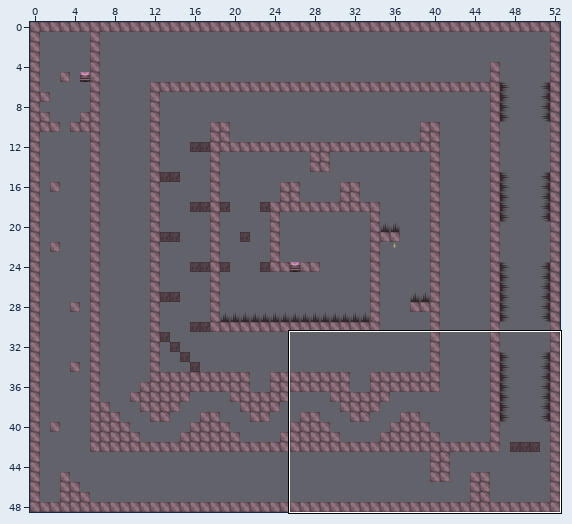
An edit to a level. Tiled map, gdx-pneumatic-man/src/main/resources/data/maps/M2.tmx. Above: a wide view before the commit, with the close-up outlined.
Close-up. As it was:
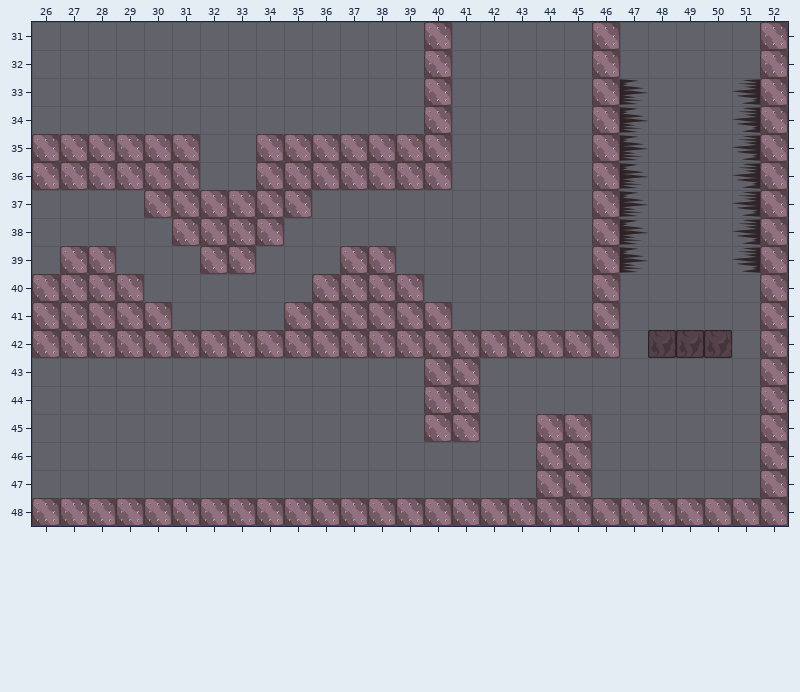
Cells are 64x64 px. Shown: x 26..52, y 31..48. The commit also changed other parts of the map, which this record leaves out.
The result:
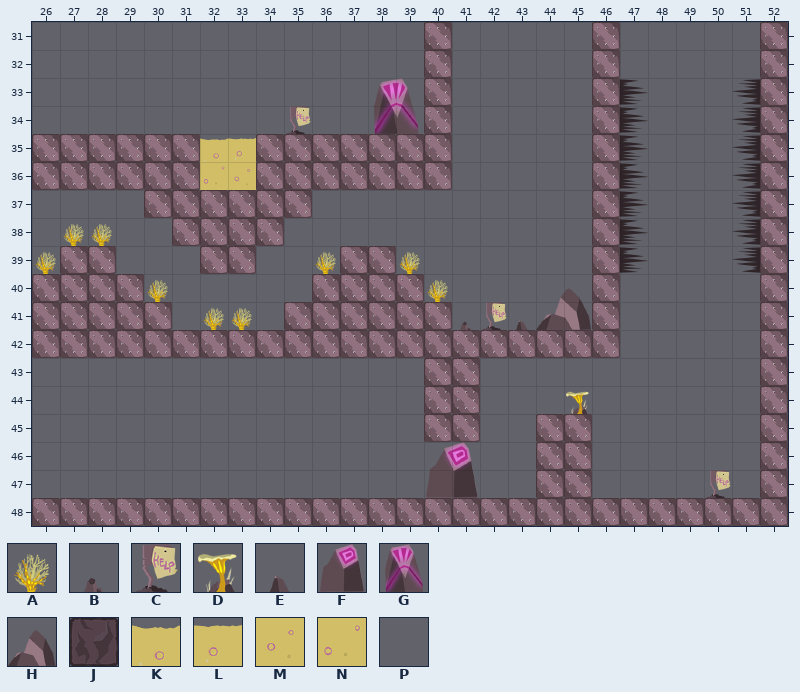
Key: from "deco": A 3 "Lamp4", B 6 "Deko", C 7 "Deko", D 10 "Lamp8", E 13 "Deko"; from "deco_gross": F 0 "Stone1", G 1 "Stone2", H 2 "Stone3"; from "destructable_block": J 5 "Block6Background"; from "lava": K 2 "Lava3", L 3 "Lava4", M 5 "Lava6", N 6 "Lava7"; from "rest": P 6.
_ is an empty cell.
What changed:
Layer "Spielebene":
y 34: x 35 P -> C; x 38 P -> G
y 35: x 32..33 __ -> KL
y 36: x 32..33 __ -> NM
y 38: x 27..28 __ -> AA
y 39: x 26 P -> A; x 36 P -> A; x 39 _ -> A
y 40: x 30 P -> A; x 40 P -> A
y 41: x 32..33 PP -> AA; x 41..44 PPPP -> BCEH
y 42: x 48..50 JJJ -> ___
y 44: x 45 P -> D
y 47: x 40 _ -> F; x 50 _ -> C
